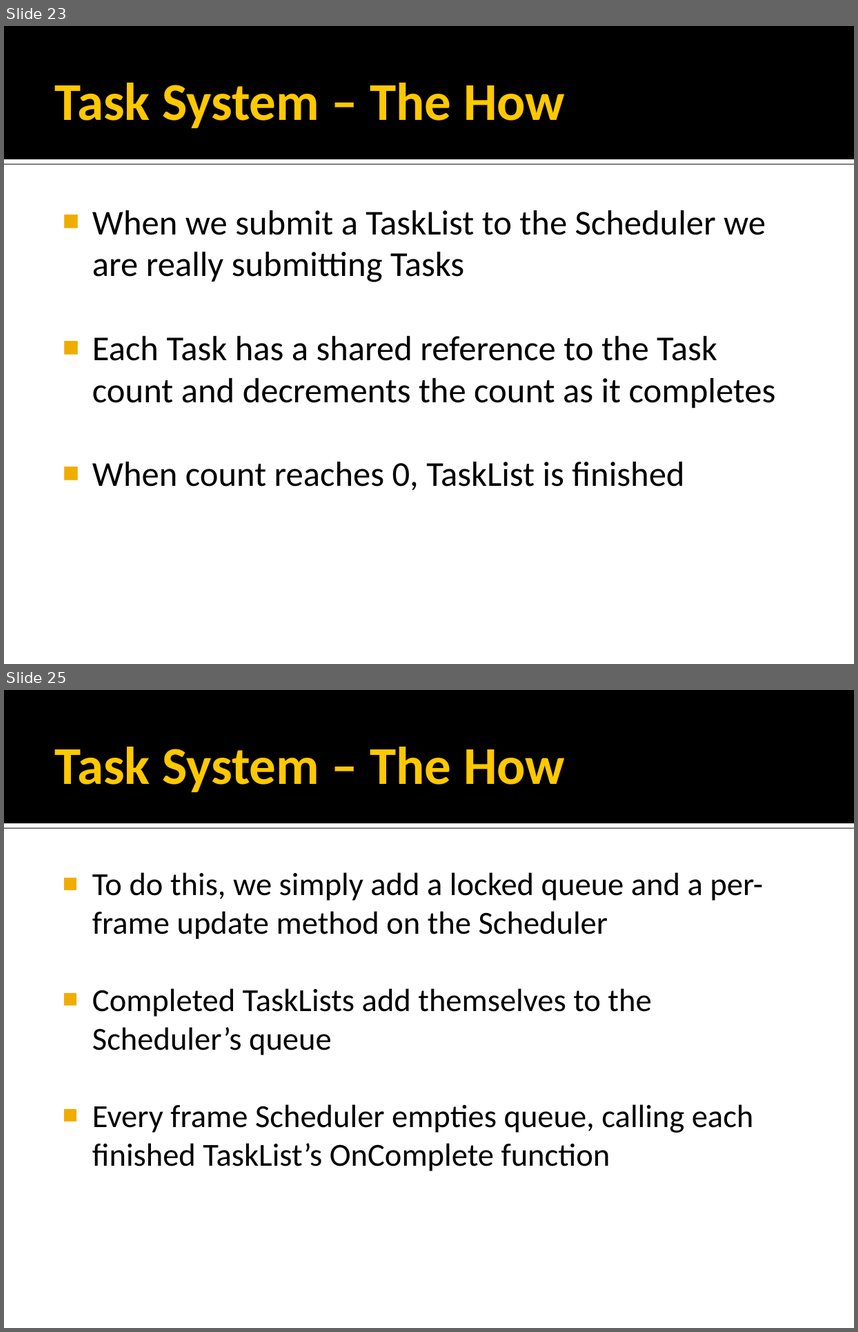
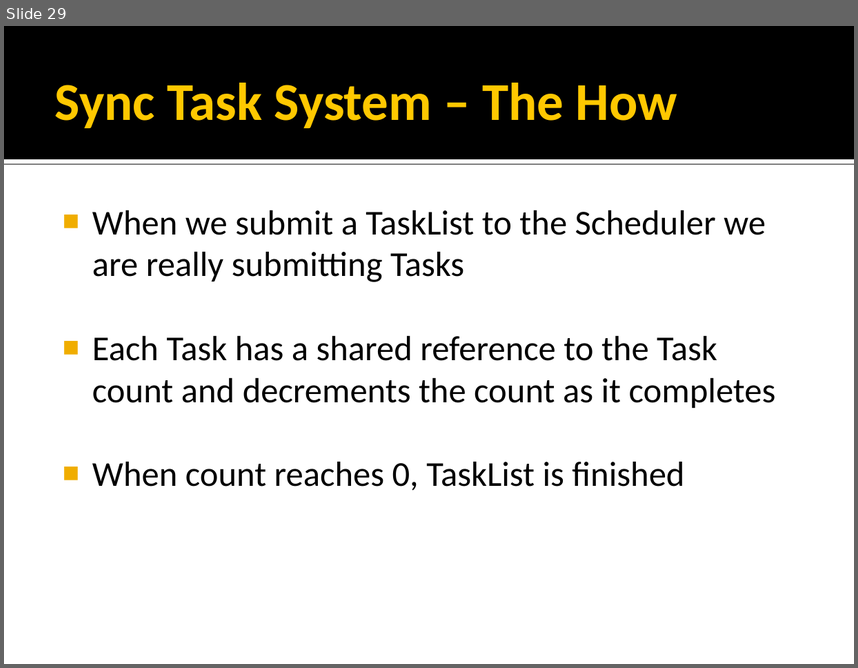
Before and after one commit to rmeisler/example_code, a slide deck: Concurrency Strategies.ppt. Shown one above the other, each under a label of ours: slides 23 and 25 before the commit, slide 29 after it; the slides between them are not shown. The pictures are 858x1332 and 858x668 pixels, drawn with LibreOffice and Linux fonts; fonts in the diff are those of the drawing; background and template pictures are left out. Boxes give left, top, right and bottom in pixels: in the first picture for what was removed or moved away, otherwise in the second. Text is boxed around its words. In the diff, an @@ line names an element or a change of style, - is before the commit and + after.

```diff
--- a/Concurrency Strategies.ppt
+++ b/Concurrency Strategies.ppt
@@ slide 25 removed at (4, 690, 854, 1328), background #FFFFFF; not listed: 2 template elements that a slide beside it also shows @@
@@ title removed at (55, 747, 565, 792) @@
-Task System – The How
@@ text removed at (92, 872, 763, 1171) @@
-■ To do this, we simply add a locked queue and a per-frame update method on the Scheduler
-■ Completed TaskLists add themselves to the Scheduler’s queue
-■ Every frame Scheduler empties queue, calling each finished TaskList’s OnComplete function
@@ what was slide 23 is now slide 29 @@
@@ slide 29 changed as well @@
@@ title at (55, 83, 677, 128): text changed @@
-Task System – The How
+Sync Task System – The How
```
Also in this commit, not shown: 29 other slides changed, 18 slides added, 13 other slides removed, 1 other file.
